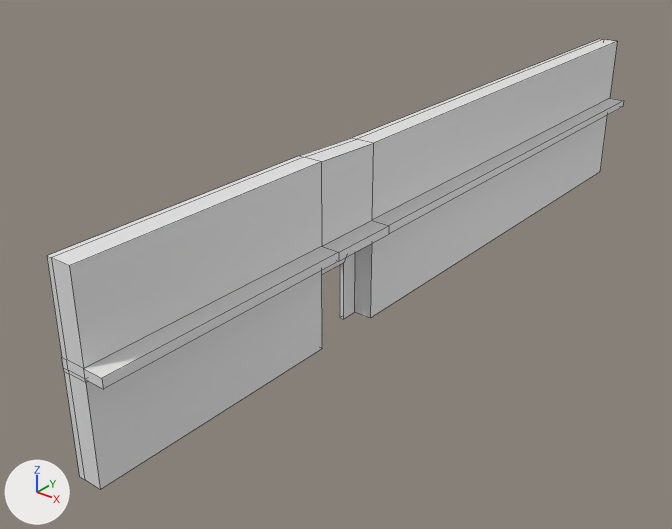
Before and after pictures for a commit that changed the FBX model Content/Models/Stages/World/Hall/Stage-Miniaurus/Left-wall.fbx.
Camera for both pictures: a 50 mm camera at (38.9, -61.6, 36.5) aimed at (-4.7, -7.1, 2.7). Lighting does not change. The marker at lower left points along +X, +Y and +Z. Mesh edges are drawn as thin lines. Where no turn or scale is listed for an object, it has been applied to the vertices.
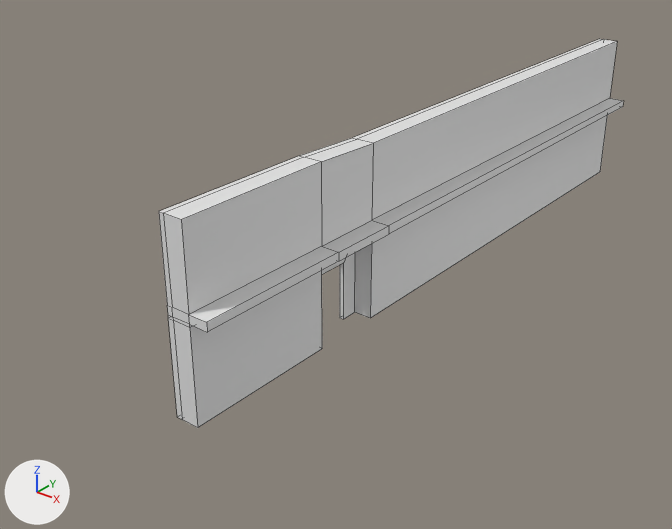
What differs and where, as boxes (x1, y1, x2, y2) in the pictures (672 x 529 px; the box of a moved part takes in the faces that stretch with it):
'Cube.018', reshaped (19% narrower, 14% shorter): before (47, 39, 624, 490); after (159, 39, 624, 428)
part 1 of me_cube_045, moved or reshaped: before (47, 156, 339, 490); after (159, 156, 339, 428)

What changed in the scene script:
```text
Change me_cube_045:
    where me_cube_045.from_pydata(...)  # 73 vertices, 70 faces; spans x -1.8..1.7, y -29.4..40.9, z -7.5..7.5
    used by ob_cube_018; location = (-0.09, -6.22, 7.45)
    me_cube_045 part 1: all 18 vertices in x -1.8..1.7, y -29.4, z -7.5..7.5 are moved by (0.0, 8.0, 0.0)
```
